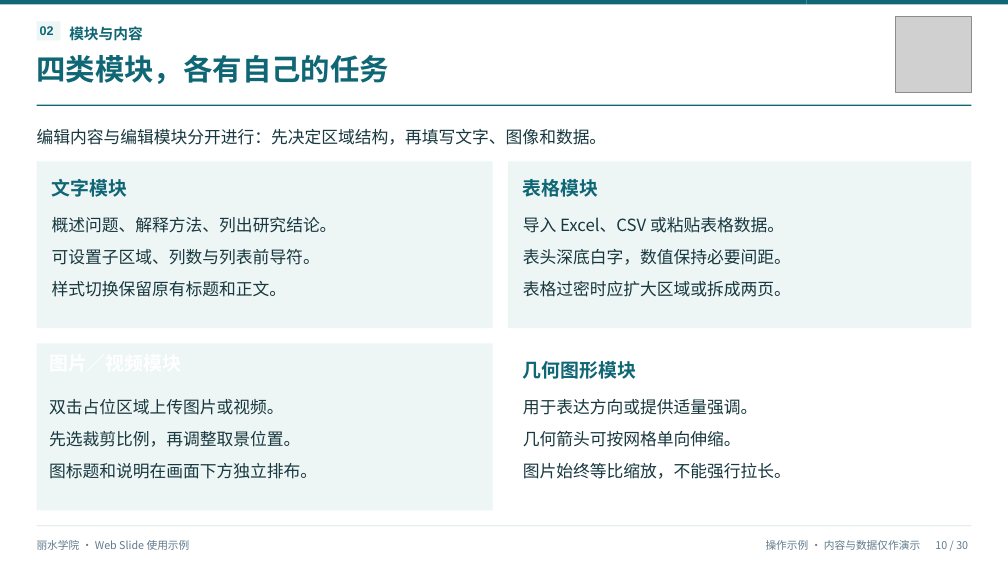
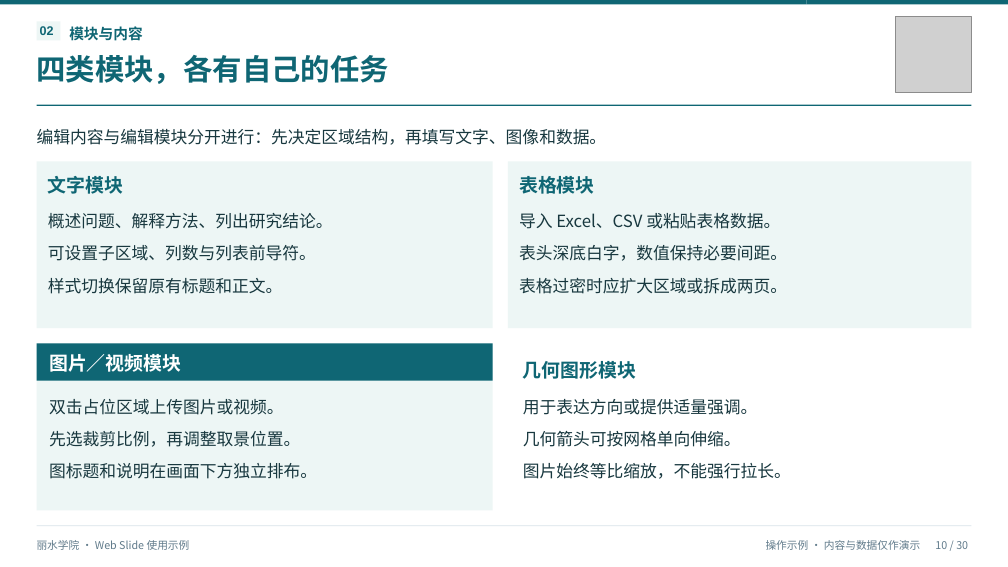
Before and after one commit to lbsun1999/html2ppt-web-slide, a slide deck: slide 10 of output/丽水学院_WebSlide制作与演示指南.pptx. Drawn at 1008x567 pixels with LibreOffice and Linux fonts; fonts in the diff are those of the drawing; grey boxes stand for pictures. Boxes give left, top, right and bottom in pixels: in the first picture for what was removed or moved away, otherwise in the second. Text is boxed around its words. In the diff, an @@ line names an element or a change of style, - is before the commit and + after.

Commit message:
feat: modularize profile and plan editing and fix PPTX text export

```diff
--- a/output/丽水学院_WebSlide制作与演示指南.pptx
+++ b/output/丽水学院_WebSlide制作与演示指南.pptx
@@ text "文字模块": place and size @@
-text "文字模块" at [52, 179, 128, 197]
+text "文字模块" at [48, 176, 124, 194]
@@ text "表格模块": place and size @@
-text "表格模块" at [523, 179, 599, 197]
+text "表格模块" at [519, 176, 595, 194]
@@ text "概述问题、解释方法、列出研究结论。": place and size @@
-text "概述问题、解释方法、列出研究结论。" at [52, 217, 337, 233]
+text "概述问题、解释方法、列出研究结论。" at [48, 213, 333, 229]
@@ text "导入 Excel、CSV 或粘贴表格数据。": place and size @@
-text "导入 Excel、CSV 或粘贴表格数据。" at [523, 217, 784, 233]
+text "导入 Excel、CSV 或粘贴表格数据。" at [519, 213, 780, 229]
@@ text "可设置子区域、列数与列表前导符。": place and size @@
-text "可设置子区域、列数与列表前导符。" at [52, 249, 320, 265]
+text "可设置子区域、列数与列表前导符。" at [48, 245, 316, 261]
@@ text "表头深底白字，数值保持必要间距。": place and size @@
-text "表头深底白字，数值保持必要间距。" at [523, 249, 791, 265]
+text "表头深底白字，数值保持必要间距。" at [519, 245, 787, 261]
@@ text "样式切换保留原有标题和正文。": place and size @@
-text "样式切换保留原有标题和正文。" at [52, 281, 286, 297]
+text "样式切换保留原有标题和正文。" at [48, 278, 282, 294]
@@ text "表格过密时应扩大区域或拆成两页。": place and size @@
-text "表格过密时应扩大区域或拆成两页。" at [523, 281, 791, 297]
+text "表格过密时应扩大区域或拆成两页。" at [519, 278, 787, 294]
@@ rectangle added at [36, 343, 492, 380], fill #0F6674 @@
@@ text added at [49, 354, 181, 372], 18 pt, text #FFFFFF, bold @@
+图片／视频模块
```
Also in this commit, not shown: 18 other slides changed, 54 other files.
